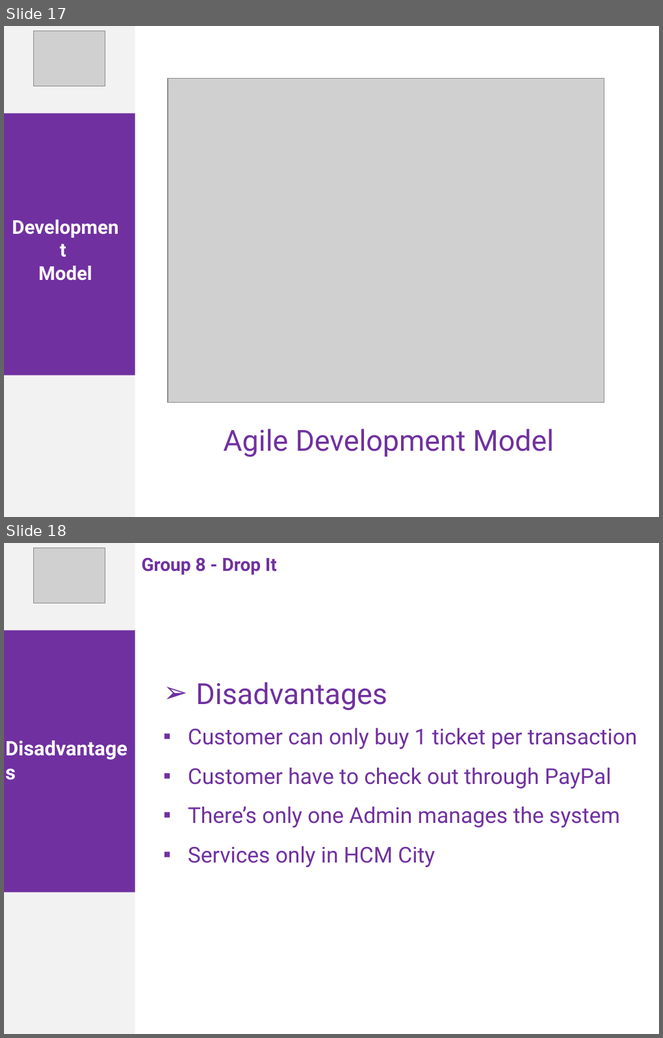
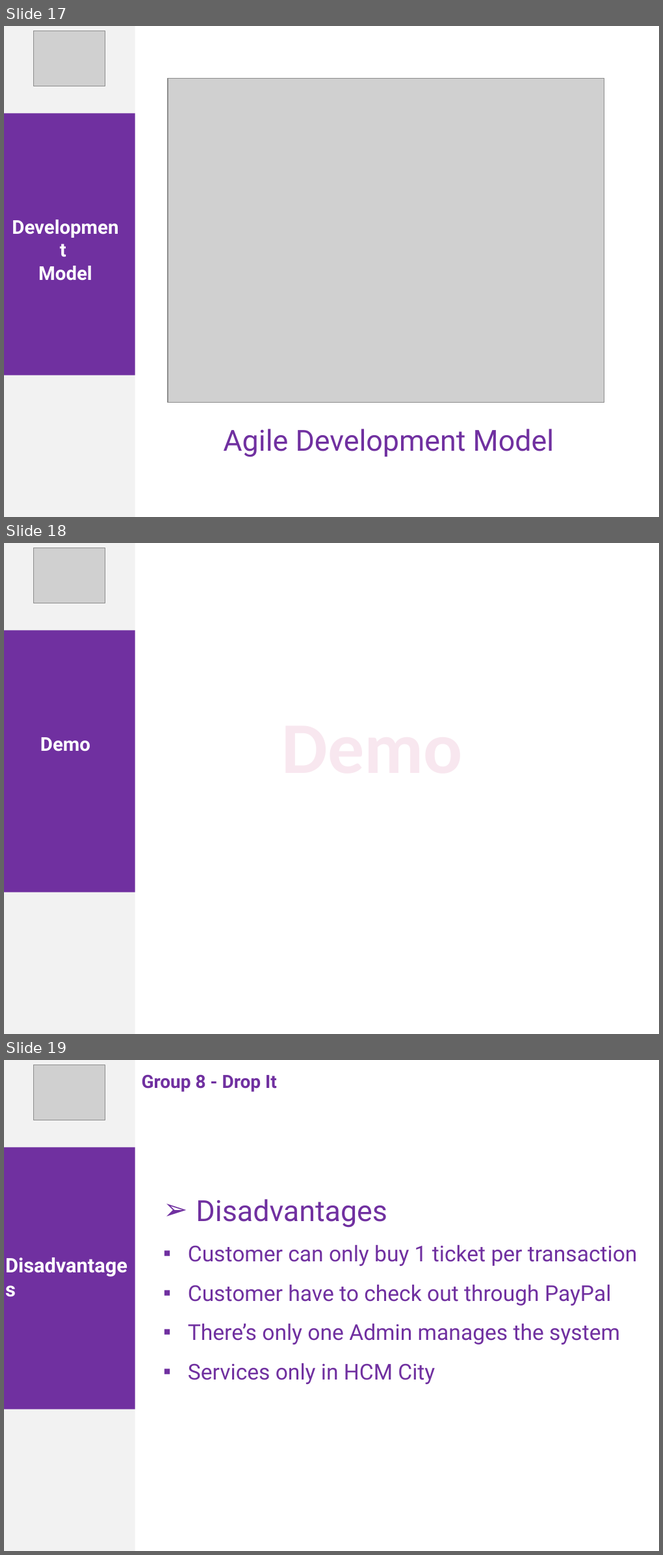
Before and after one commit to phonglk/fptu_capstone, a slide deck: Document/Present.pptx. Shown one above the other, each under a label of ours: slides 17 and 18 before the commit, slides 17, 18 and 19 after it. The pictures are 663x1038 and 663x1555 pixels, drawn with LibreOffice and Linux fonts; fonts in the diff are those of the drawing; grey boxes stand for pictures. Boxes give left, top, right and bottom in pixels: in the first picture for what was removed or moved away, otherwise in the second. Text is boxed around its words. In the diff, an @@ line names an element or a change of style, - is before the commit and + after.

```diff
--- a/Document/Present.pptx
+++ b/Document/Present.pptx
@@ slide 18 added at [4, 543, 659, 1034], background #FFFFFF @@
@@ rectangle added at [4, 543, 135, 1034], fill #F2F2F2 @@
@@ picture added at [33, 548, 105, 603] @@
@@ rectangle added at [4, 630, 135, 892], fill #7030A0 @@
@@ text added at [40, 737, 90, 752], 21 pt, text #FFFFFF, bold @@
+Demo
@@ what was slide 18 is now slide 19 @@
```
